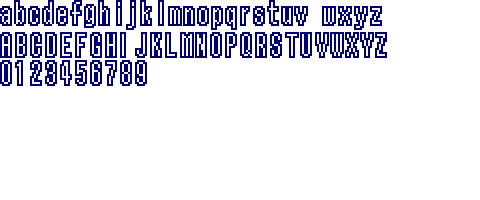
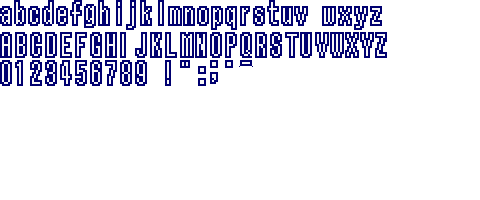
Before/after of a 480x200 layered artwork. What changed in the layer stack:
painted on "Layer" over (165, 60, 253, 86)
